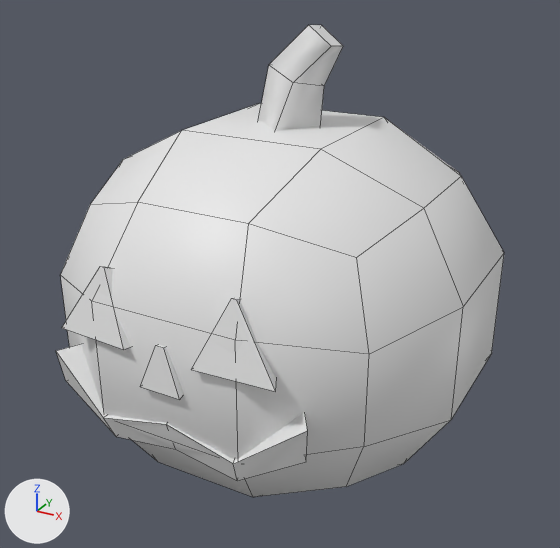
Two versions of the FBX model Assets/Models/Gates/BallValley/BallValley_Kit_Pumpkin_Lantern.fbx, one commit apart.
The view is the same before and after, from a camera (50 mm lens) standing at (0.398, -0.737, 0.583) and looking at (0.004, -0.021, 0.225). Lighting does not change. The marker at lower left points along +X, +Y and +Z. The older version comes first. Mesh edges are drawn as thin lines. Materials are left out; every surface is plain grey. Where no turn or scale is listed for an object, it has been applied to the vertices.

Objects in the first picture: 'BallValley_Kit_Pumpkin_Lantern'.
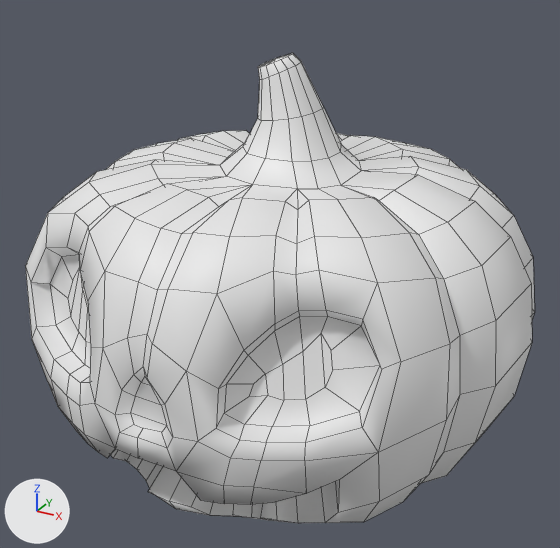
Location of each change, [x1, y1, x2, y2] in pixels of the pictures (560 x 548 px):
'BallValley_Kit_Pumpkin_Lantern', reshaped (14% wider)
    before: [56, 25, 504, 497]
    after: [26, 53, 535, 523]
part 1 of me_ballvalley_kit_pumpkin_lantern, rebuilt (15% wider, 19% taller)
    before: [60, 103, 504, 497]
    after: [26, 53, 535, 523]
part 2 of me_ballvalley_kit_pumpkin_lantern, deleted
    before: [56, 344, 308, 481]
part 3 of me_ballvalley_kit_pumpkin_lantern, deleted
    before: [258, 25, 343, 131]
part 4 of me_ballvalley_kit_pumpkin_lantern, deleted
    before: [191, 298, 277, 391]
part 5 of me_ballvalley_kit_pumpkin_lantern, deleted
    before: [140, 345, 184, 399]
part 6 of me_ballvalley_kit_pumpkin_lantern, deleted
    before: [62, 266, 131, 349]

The change, as a list of edits to the scene's bpy script:
```text
Change me_ballvalley_kit_pumpkin_lantern:
    used by ob_ballvalley_kit_pumpkin_lantern; location = (0.0, 0.0, 0.0)
    remove me_ballvalley_kit_pumpkin_lantern.from_pydata(...)  # 112 vertices, 100 faces; spans x -0.231..0.231, y -0.248..0.24, z 0.0..0.499
    add me_ballvalley_kit_pumpkin_lantern.from_pydata(...)  # 575 vertices, 613 faces; spans x -0.275..0.283, y -0.29..0.274, z 0.005..0.468
    me_ballvalley_kit_pumpkin_lantern part 1: the loose piece of 56 vertices spanning x -0.231..0.231, y -0.24..0.24, z 0.0..0.394 is rebuilt with 575 vertices and now spans x -0.275..0.283, y -0.29..0.274, z 0.005..0.468
    me_ballvalley_kit_pumpkin_lantern part 2: the loose piece of 20 vertices spanning x -0.146..0.146, y -0.244..-0.196, z 0.106..0.188 is deleted
    me_ballvalley_kit_pumpkin_lantern part 3: the loose piece of 12 vertices spanning x -0.039..0.055, y -0.039..0.039, z 0.367..0.499 is deleted
    me_ballvalley_kit_pumpkin_lantern part 4: the loose piece of 8 vertices spanning x 0.033..0.121, y -0.248..-0.199, z 0.222..0.296 is deleted
    me_ballvalley_kit_pumpkin_lantern part 5: the loose piece of 8 vertices spanning x -0.023..0.023, y -0.248..-0.211, z 0.19..0.237 is deleted
    me_ballvalley_kit_pumpkin_lantern part 6: the loose piece of 8 vertices spanning x -0.121..-0.033, y -0.248..-0.199, z 0.222..0.296 is deleted
```
